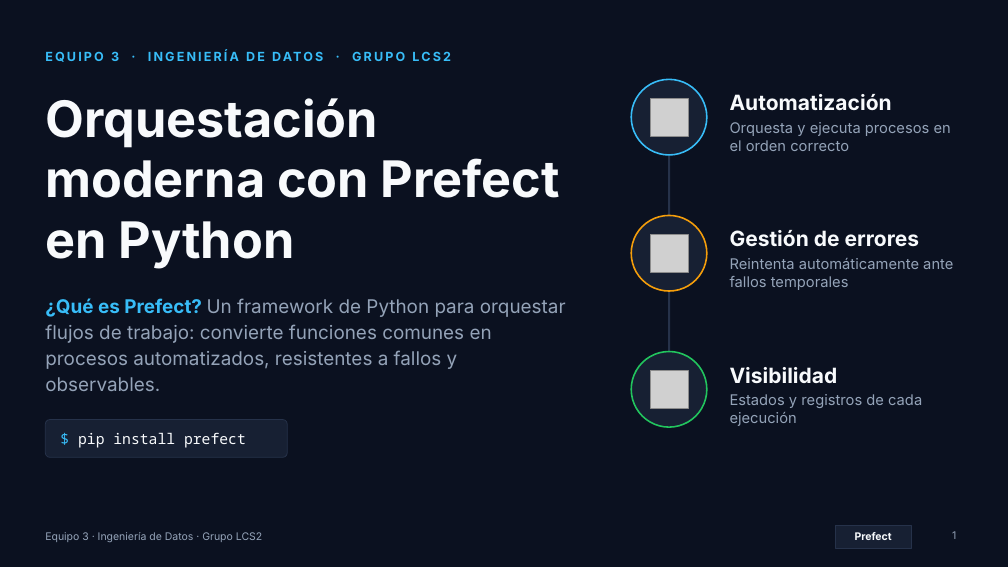
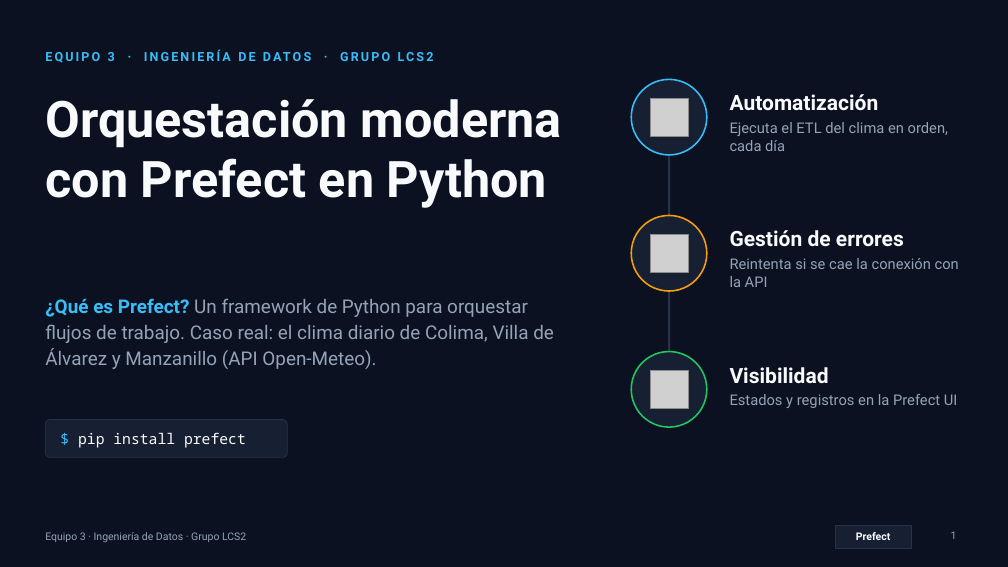
Before and after one commit to Leslie581/Sesion49_Equipo3_Prefect, a slide deck: slide 1 of Equipo3_Orquestacion_Prefect.pptx. Drawn at 1008x567 pixels with LibreOffice and Linux fonts; fonts in the diff are those of the drawing; grey boxes stand for pictures. Boxes give left, top, right and bottom in pixels: in the first picture for what was removed or moved away, otherwise in the second. Text is boxed around its words. In the diff, an @@ line names an element or a change of style, - is before the commit and + after.

```diff
--- a/Equipo3_Orquestacion_Prefect.pptx
+++ b/Equipo3_Orquestacion_Prefect.pptx
@@ text at box(730, 122, 948, 151): text changed; font Inter to Roboto @@
-Orquesta y ejecuta procesos en el orden correcto
+Ejecuta el ETL del clima en orden, cada día
@@ text at box(730, 258, 959, 287): text changed; font Inter to Roboto @@
-Reintenta automáticamente ante fallos temporales
+Reintenta si se cae la conexión con la API
@@ text at box(45, 298, 554, 369): text changed; font Inter to Roboto @@
-¿Qué es Prefect? Un framework de Python para orquestar flujos de trabajo: convierte funciones comunes en procesos automatizados, resistentes a fallos y observables.
+¿Qué es Prefect? Un framework de Python para orquestar flujos de trabajo. Caso real: el clima diario de Colima, Villa de Álvarez y Manzanillo (API Open‑Meteo).
@@ text at box(730, 394, 958, 408): text changed; font Inter to Roboto @@
-Estados y registros de cada ejecución
+Estados y registros en la Prefect UI
@@ font Inter to Roboto in 8 elements at box(45, 52, 115, 63), box(45, 99, 562, 208), box(730, 94, 879, 111), box(730, 230, 904, 247), box(730, 367, 829, 384), box(951, 531, 957, 539), box(45, 532, 246, 542), box(856, 532, 890, 540) @@
```
Also in this commit, not shown: 4 other slides changed, 5 other files.
